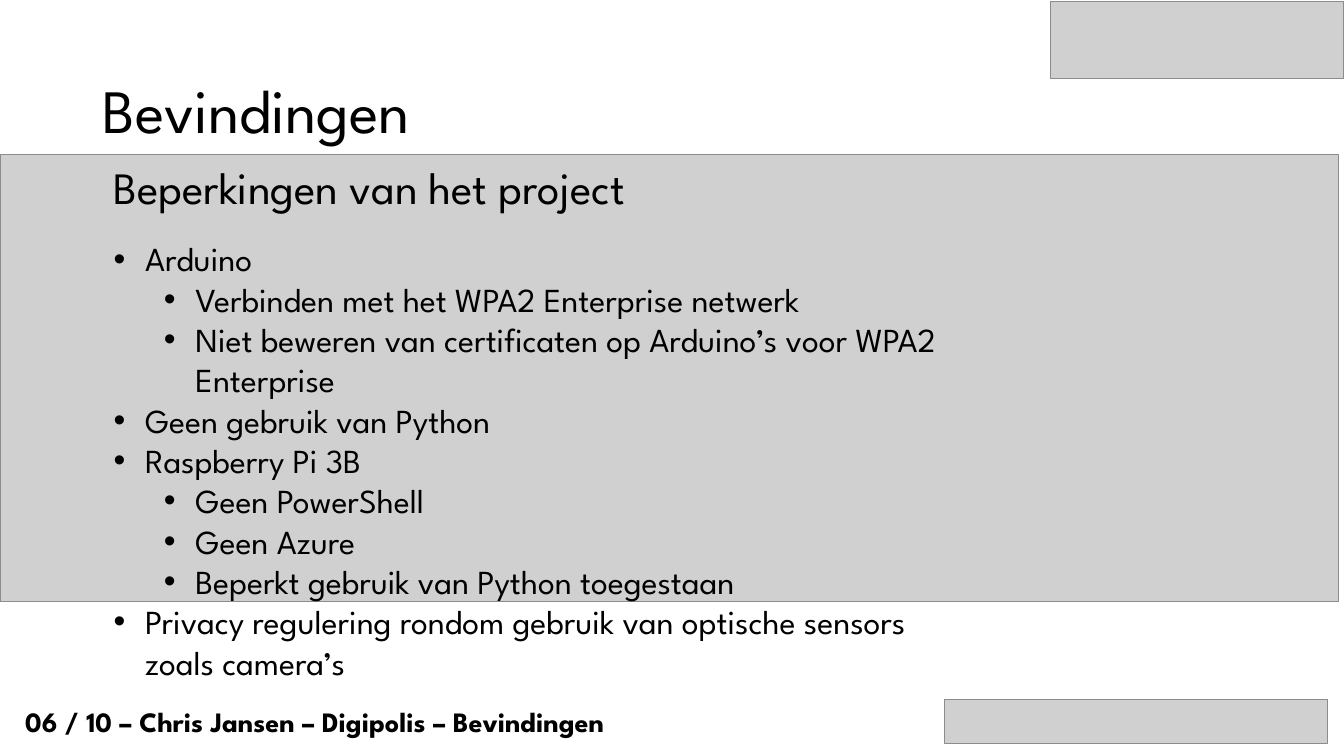
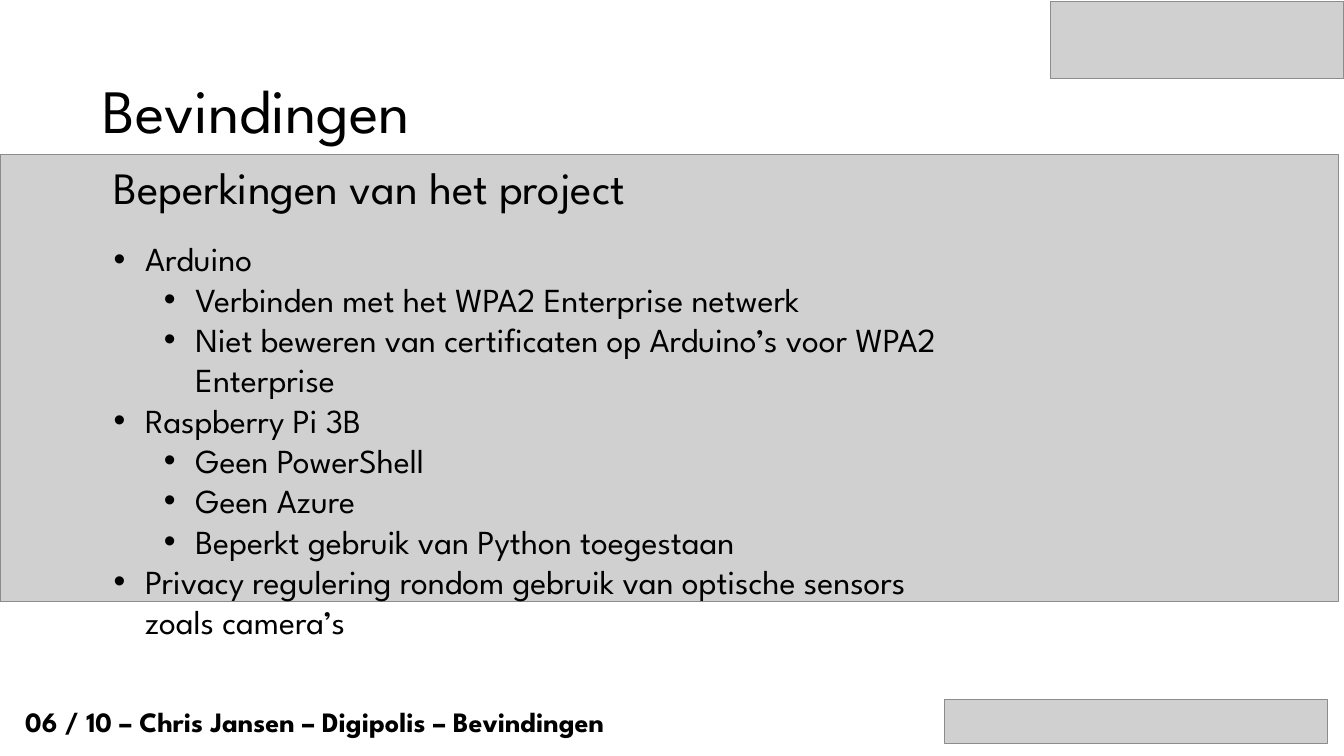
Before and after one commit to mitchdewinter/bap1617-ChrisJansen, a slide deck: slide 7 of Presentaties/Chris_Jansen_Digipolis_Antwerpen_Tussentijdsepresentatie.pptx. Drawn at 1344x756 pixels with LibreOffice and Linux fonts; fonts in the diff are those of the drawing; grey boxes stand for pictures. Boxes give left, top, right and bottom in pixels: in the first picture for what was removed or moved away, otherwise in the second. Text is boxed around its words. In the diff, an @@ line names an element or a change of style, - is before the commit and + after.

```diff
--- a/Presentaties/Chris_Jansen_Digipolis_Antwerpen_Tussentijdsepresentatie.pptx
+++ b/Presentaties/Chris_Jansen_Digipolis_Antwerpen_Tussentijdsepresentatie.pptx
@@ text at (145, 410, 490, 441): paragraph removed @@
-• Geen gebruik van Python
```
Also in this commit, not shown: 5 other slides changed, 1 other file.
